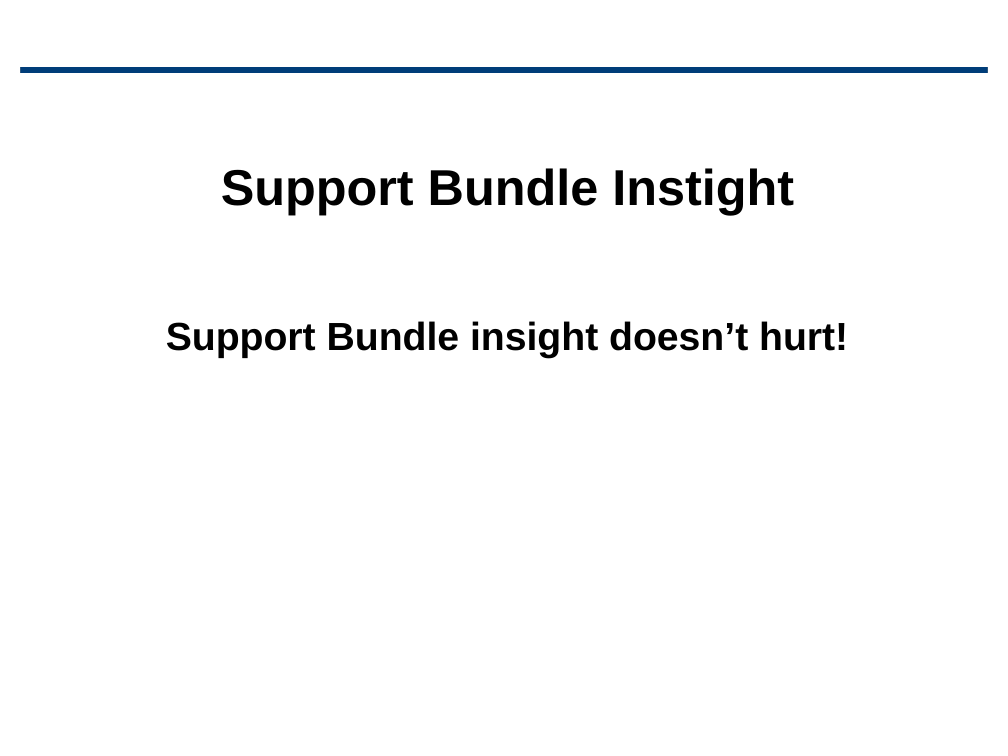
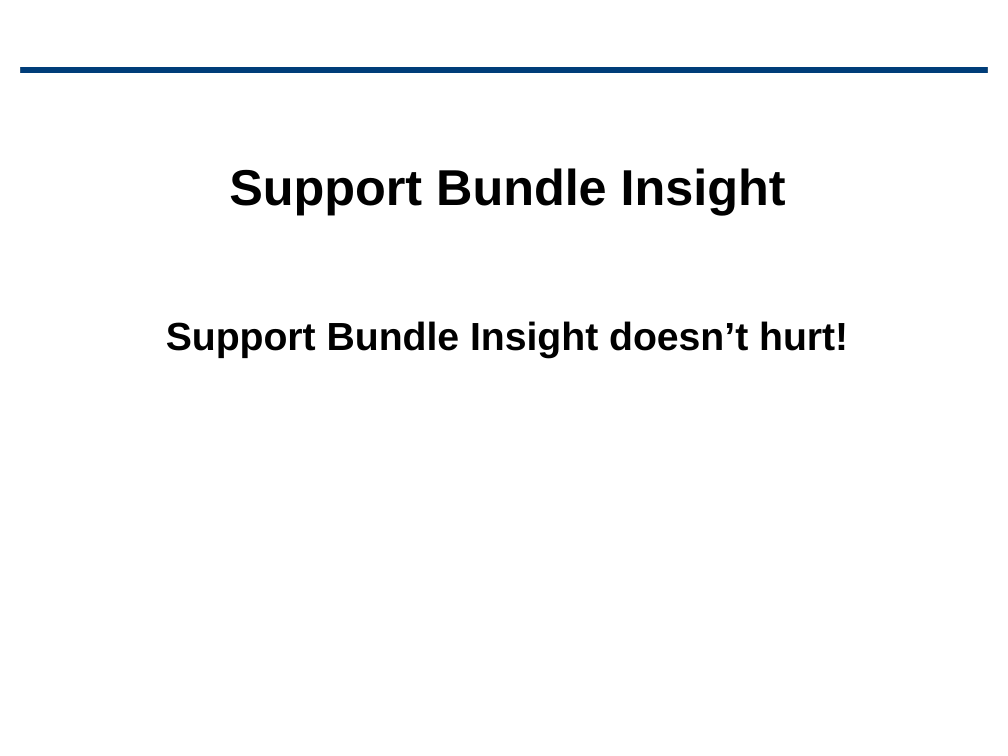
Before and after one commit to david-shilei/borathon, a slide deck: slide 3 of borathon-presentation.pptx. Drawn at 1008x756 pixels with LibreOffice and Linux fonts; fonts in the diff are those of the drawing; background and template pictures are left out. Boxes give left, top, right and bottom in pixels: in the first picture for what was removed or moved away, otherwise in the second. Text is boxed around its words. In the diff, an @@ line names an element or a change of style, - is before the commit and + after.

Commit message:
modify ppt

```diff
--- a/borathon-presentation.pptx
+++ b/borathon-presentation.pptx
@@ text at (x1=166, y1=168, x2=848, y2=358): text changed @@
-  Support Bundle Instight
-  Support Bundle insight doesn’t hurt!
+  Support Bundle Insight
+  Support Bundle Insight doesn’t hurt!
```
